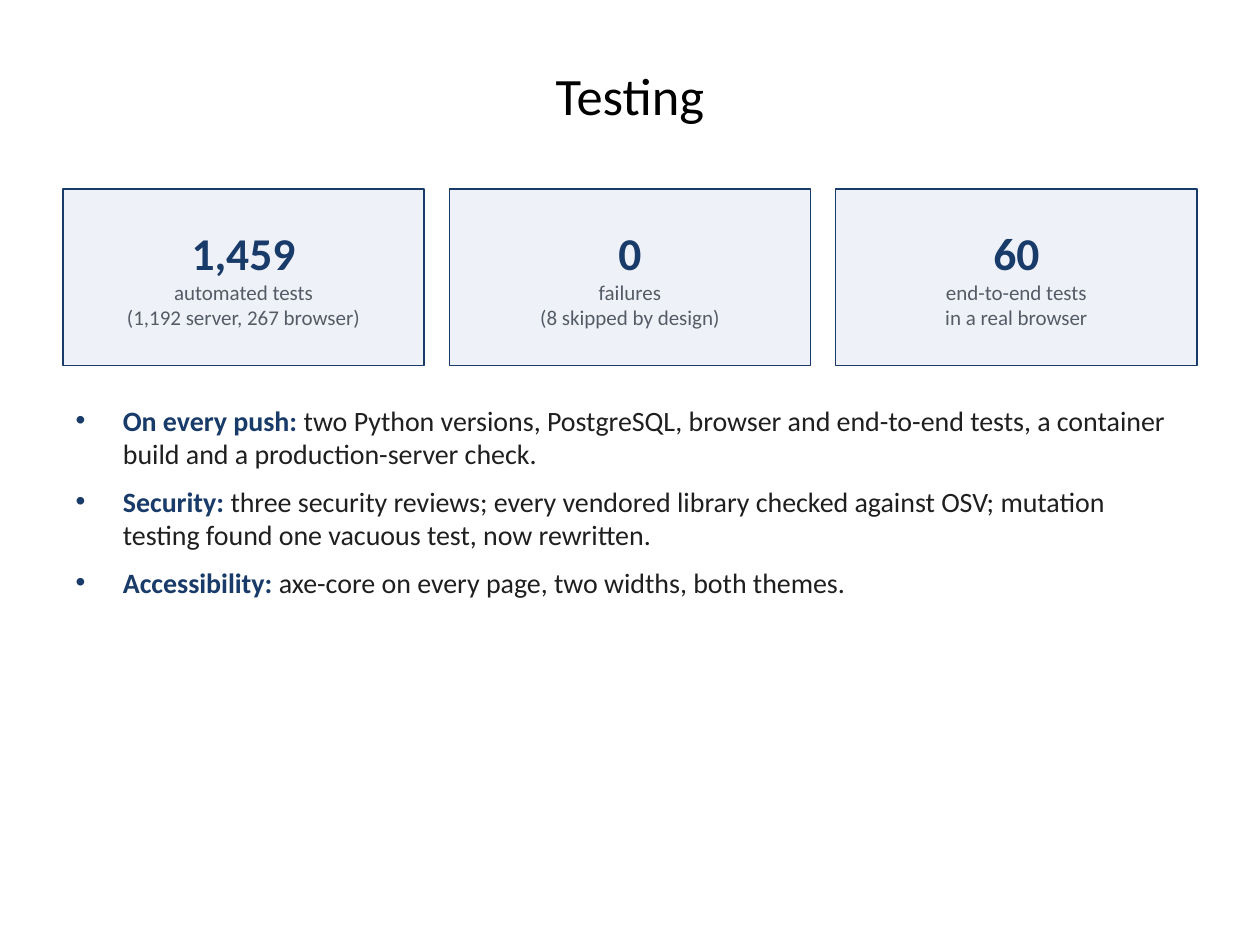
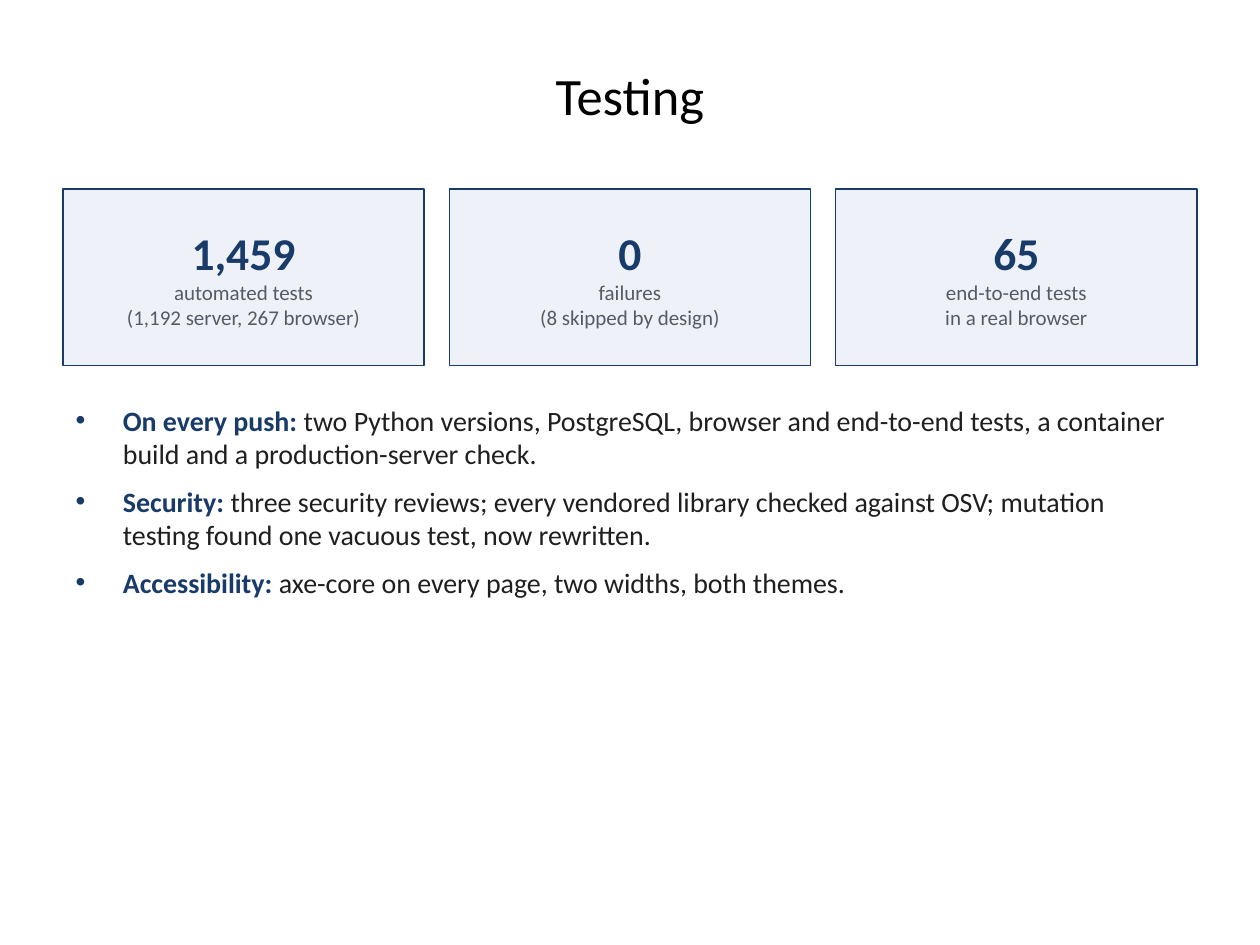
Before and after one commit to 1337PAIN/Reveal-X-chat, a slide deck: slide 26 of Reveal-X_FYP_Presentation.pptx. Drawn at 1260x945 pixels with LibreOffice and Linux fonts; fonts in the diff are those of the drawing; background and template pictures are left out. Boxes give left, top, right and bottom in pixels: in the first picture for what was removed or moved away, otherwise in the second. Text is boxed around its words. In the diff, an @@ line names an element or a change of style, - is before the commit and + after.

```diff
--- a/Reveal-X_FYP_Presentation.pptx
+++ b/Reveal-X_FYP_Presentation.pptx
@@ text in rectangle at box(993, 239, 1039, 271): text changed @@
-60
+65
```
Also in this commit, not shown: 8 other files.
